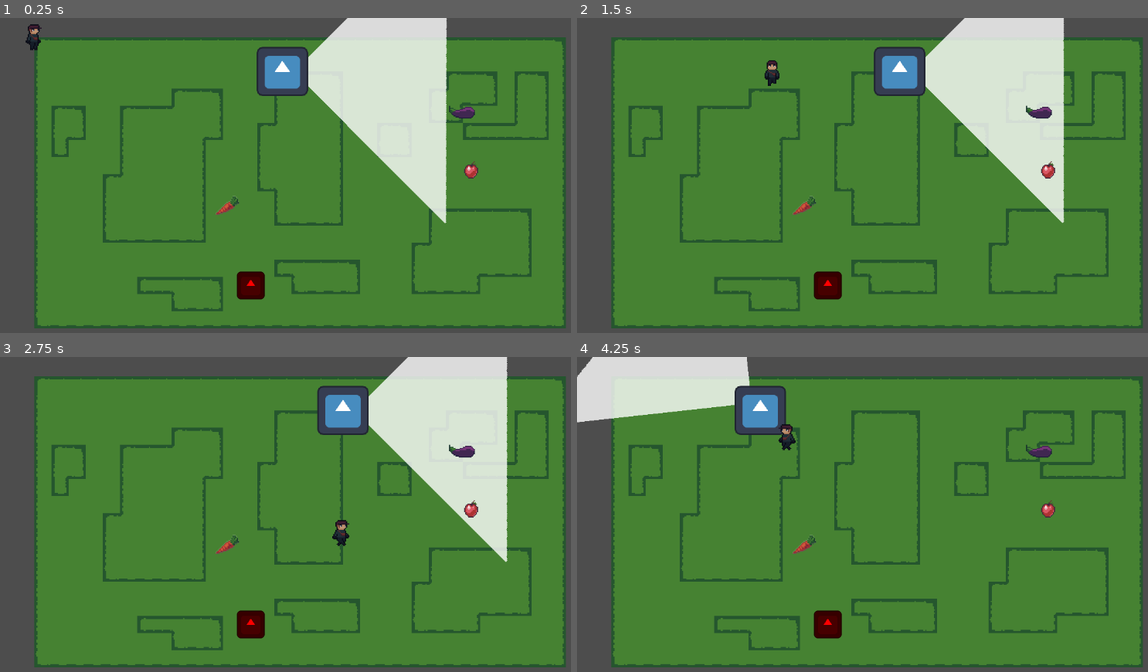
Above: before the commit, frames 1-4 (two rows, left to right).
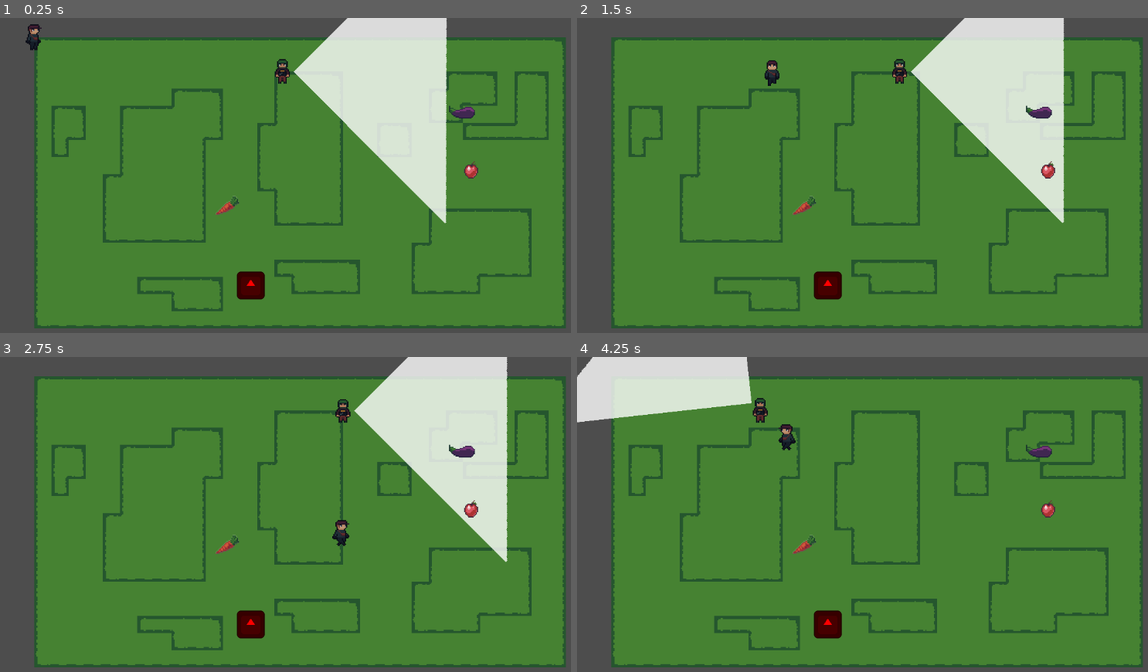
Above: after the commit, the same moments.

Repository: mjingeaux/SilentHarvest-8INF960
Game: Godot game, scene res://gameplay/game_manager.tscn
The game is run twice, just before and just after one commit, with the same random seed, the same clock (stepped at 60 frames per second) and the same inputs. The engine's default icon, where the game draws it, is replaced by a stand-in: a white triangle on a blue panel in a dark square. Sound files missing from this copy of the repository are replaced by a short silence.
Inputs:
- Up to frame 1 (0.25 s): no input
- Up to frame 2 (1.5 s): hold D (right) 0.53-1.28 s; hold E (collect) 0.53-1.28 s; hold S (down) from 1.28 s (still down); tap Shift (crouch) at 1.35 s
- Up to frame 3 (2.75 s): release S (down) at 2.03 s; hold D (right) from 2.03 s (still down); hold E (collect) from 2.03 s (still down)
- Up to frame 4 (4.25 s): release D (right) at 2.78 s; release E (collect) at 2.78 s; hold W (up) 2.78-3.53 s; tap Shift (crouch) at 2.85 s; hold Left (left) from 3.53 s (still down); hold E (collect) from 3.53 s (still down)

The runs differ from the first frame. In frame 1, 1.4% of the frame differs, in the area x 44-54%, y 9-25%; in frame 2, 1.4%; in frame 3, 1.4%; in frame 4, 1.4%.

Commit message:
chase animation ok
velocity nulle quand il patrouille donc il pense qu'il est idle

Diff:
--- a/silentharvest/gameplay/entities/enemies/HumanEnemy.tscn
+++ b/silentharvest/gameplay/entities/enemies/HumanEnemy.tscn
@@ -1,16 +1,240 @@
-[gd_scene load_steps=10 format=3 uid="uid://cs1plvef6f8u1"]
-
-[ext_resource type="Texture2D" uid="uid://4oxrymhiy31k" path="res://icon.svg" id="1_t3s2h"]
+[gd_scene load_steps=34 format=3 uid="uid://cs1plvef6f8u1"]
+
 [ext_resource type="Script" path="res://gameplay/entities/enemies/human_enemy.gd" id="1_xs7d5"]
 [ext_resource type="Script" path="res://gameplay/entities/enemies/enemy_state_machine.gd" id="3_ym6pk"]
 [ext_resource type="Script" path="res://gameplay/entities/enemies/states/enemy_state_idle.gd" id="4_mrbuv"]
 [ext_resource type="Script" path="res://gameplay/entities/enemies/states/enemy_state_chase.gd" id="5_cki7o"]
 [ext_resource type="Script" path="res://gameplay/entities/enemies/states/enemy_state_goto.gd" id="5_svj4v"]
-[ext_resource type="Texture2D" uid="uid://qc7thoqo4onh" path="res://assets/rangeVisualizer.png" id="6_78c51"]
+[ext_resource type="Texture2D" uid="uid://qc7thoqo4onh" path="res://Assets/rangeVisualizer.png" id="6_78c51"]
 [ext_resource type="PackedScene" uid="uid://dh01ugaralit0" path="res://gameplay/entities/enemies/VisionArea.tscn" id="6_c8emu"]
+[ext_resource type="Texture2D" uid="uid://b1i3f7ia0ocj7" path="res://Assets/ennemySpriteSheet.png" id="8_kpm45"]
 
 [sub_resource type="RectangleShape2D" id="RectangleShape2D_wd6u1"]
 size = Vector2(54, 23)
+
+[sub_resource type="AnimationNodeAnimation" id="AnimationNodeAnimation_4f02c"]
+animation = &"run_left"
+
+[sub_resource type="AnimationNodeAnimation" id="AnimationNodeAnimation_b3hns"]
+animation = &"run_right"
+
+[sub_resource type="AnimationNodeAnimation" id="AnimationNodeAnimation_eecgi"]
+animation = &"run_up"
+
+[sub_resource type="AnimationNodeAnimation" id="AnimationNodeAnimation_u761x"]
+animation = &"run_down"
+
+[sub_resource type="AnimationNodeBlendSpace2D" id="AnimationNodeBlendSpace2D_hw8jj"]
+blend_point_0/node = SubResource("AnimationNodeAnimation_4f02c")
+blend_point_0/pos = Vector2(-0.1, 0)
+blend_point_1/node = SubResource("AnimationNodeAnimation_b3hns")
+blend_point_1/pos = Vector2(0.1, 0)
+blend_point_2/node = SubResource("AnimationNodeAnimation_eecgi")
+blend_point_2/pos = Vector2(0, -0.1)
+blend_point_3/node = SubResource("AnimationNodeAnimation_u761x")
+blend_point_3/pos = Vector2(0, 0.1)
+blend_mode = 1
+
+[sub_resource type="AnimationNodeAnimation" id="AnimationNodeAnimation_wkpr8"]
+animation = &"idle_left"
+
+[sub_resource type="AnimationNodeAnimation" id="AnimationNodeAnimation_jniak"]
+animation = &"idle_down"
+
+[sub_resource type="AnimationNodeAnimation" id="AnimationNodeAnimation_7r6t8"]
+animation = &"idle_right"
+
+[sub_resource type="AnimationNodeAnimation" id="AnimationNodeAnimation_1dy41"]
+animation = &"idle_up"
+
+[sub_resource type="AnimationNodeBlendSpace2D" id="AnimationNodeBlendSpace2D_50ein"]
+blend_point_0/node = SubResource("AnimationNodeAnimation_wkpr8")
+blend_point_0/pos = Vector2(-0.1, 0)
+blend_point_1/node = SubResource("AnimationNodeAnimation_jniak")
+blend_point_1/pos = Vector2(0, 0.1)
+blend_point_2/node = SubResource("AnimationNodeAnimation_7r6t8")
+blend_point_2/pos = Vector2(0.1, 0)
+blend_point_3/node = SubResource("AnimationNodeAnimation_1dy41")
+blend_point_3/pos = Vector2(0, -0.1)
+blend_mode = 1
+
+[sub_resource type="AnimationNodeStateMachineTransition" id="AnimationNodeStateMachineTransition_bft7t"]
+advance_mode = 2
+
+[sub_resource type="AnimationNodeStateMachineTransition" id="AnimationNodeStateMachineTransition_1bmmi"]
+advance_mode = 2
+advance_condition = &"is_moving"
+
+[sub_resource type="AnimationNodeStateMachineTransition" id="AnimationNodeStateMachineTransition_ms3pl"]
+advance_mode = 2
+advance_condition = &"is_resting"
+
+[sub_resource type="AnimationNodeStateMachine" id="AnimationNodeStateMachine_23gx7"]
+states/Chase/node = SubResource("AnimationNodeBlendSpace2D_hw8jj")
+states/Chase/position = Vector2(613, 100)
+states/Idle/node = SubResource("AnimationNodeBlendSpace2D_50ein")
+states/Idle/position = Vector2(429, 100)
+transitions = ["Start", "Idle", SubResource("AnimationNodeStateMachineTransition_bft7t"), "Idle", "Chase", SubResource("AnimationNodeStateMachineTransition_1bmmi"), "Chase", "Idle", SubResource("AnimationNodeStateMachineTransition_ms3pl")]
+
+[sub_resource type="Animation" id="Animation_5du1c"]
+resource_name = "idle_left"
+loop_mode = 1
+tracks/0/type = "value"
+tracks/0/imported = false
+tracks/0/enabled = true
+tracks/0/path = NodePath("Sprite2D:frame_coords")
+tracks/0/interp = 1
+tracks/0/loop_wrap = true
+tracks/0/keys = {
+"times": PackedFloat32Array(0, 0.5),
+"transitions": PackedFloat32Array(1, 1),
+"update": 1,
+"values": [Vector2i(2, 0), Vector2i(3, 0)]
+}
+
+[sub_resource type="Animation" id="Animation_7hq0u"]
+resource_name = "idle_right"
+loop_mode = 1
+tracks/0/type = "value"
+tracks/0/imported = false
+tracks/0/enabled = true
+tracks/0/path = NodePath("Sprite2D:frame_coords")
+tracks/0/interp = 1
+tracks/0/loop_wrap = true
+tracks/0/keys = {
+"times": PackedFloat32Array(0, 0.5),
+"transitions": PackedFloat32Array(1, 1),
+"update": 1,
+"values": [Vector2i(0, 0), Vector2i(1, 0)]
+}
+
+[sub_resource type="Animation" id="Animation_jgyc7"]
+resource_name = "idle_up"
+loop_mode = 1
+tracks/0/type = "value"
+tracks/0/imported = false
+tracks/0/enabled = true
+tracks/0/path = NodePath("Sprite2D:frame_coords")
+tracks/0/interp = 1
+tracks/0/loop_wrap = true
+tracks/0/keys = {
+"times": PackedFloat32Array(0, 0.5),
+"transitions": PackedFloat32Array(1, 1),
+"update": 1,
+"values": [Vector2i(0, 1), Vector2i(1, 1)]
+}
+
+[sub_resource type="Animation" id="Animation_bhci5"]
+resource_name = "idle_down"
+loop_mode = 1
+tracks/0/type = "value"
+tracks/0/imported = false
+tracks/0/enabled = true
+tracks/0/path = NodePath("Sprite2D:frame_coords")
+tracks/0/interp = 1
+tracks/0/loop_wrap = true
+tracks/0/keys = {
+"times": PackedFloat32Array(0, 0.5),
+"transitions": PackedFloat32Array(1, 1),
+"update": 1,
+"values": [Vector2i(2, 1), Vector2i(3, 1)]
+}
+
+[sub_resource type="Animation" id="Animation_624tv"]
+resource_name = "run_up"
+length = 0.5
+loop_mode = 1
+tracks/0/type = "value"
+tracks/0/imported = false
+tracks/0/enabled = true
+tracks/0/path = NodePath("Sprite2D:frame_coords")
+tracks/0/interp = 1
+tracks/0/loop_wrap = true
+tracks/0/keys = {
+"times": PackedFloat32Array(0, 0.133333, 0.233333, 0.366667),
+"transitions": PackedFloat32Array(1, 1, 1, 1),
+"update": 1,
+"values": [Vector2i(0, 4), Vector2i(1, 4), Vector2i(2, 4), Vector2i(3, 4)]
+}
+
+[sub_resource type="Animation" id="Animation_7n0o8"]
+resource_name = "run_right"
+length = 0.5
+loop_mode = 1
+tracks/0/type = "value"
+tracks/0/imported = false
+tracks/0/enabled = true
+tracks/0/path = NodePath("Sprite2D:frame_coords")
+tracks/0/interp = 1
+tracks/0/loop_wrap = true
+tracks/0/keys = {
+"times": PackedFloat32Array(0, 0.125, 0.25, 0.375),
+"transitions": PackedFloat32Array(1, 1, 1, 1),
+"update": 1,
+"values": [Vector2i(0, 2), Vector2i(1, 2), Vector2i(2, 2), Vector2i(3, 2)]
+}
+
+[sub_resource type="Animation" id="Animation_lf3uw"]
+resource_name = "run_down"
+length = 0.5
+loop_mode = 1
+tracks/0/type = "value"
+tracks/0/imported = false
+tracks/0/enabled = true
+tracks/0/path = NodePath("Sprite2D:frame_coords")
+tracks/0/interp = 1
+tracks/0/loop_wrap = true
+tracks/0/keys = {
+"times": PackedFloat32Array(0, 0.133333, 0.233333, 0.366667),
+"transitions": PackedFloat32Array(1, 1, 1, 1),
+"update": 1,
+"values": [Vector2i(0, 5), Vector2i(1, 5), Vector2i(2, 5), Vector2i(3, 5)]
+}
+
+[sub_resource type="Animation" id="Animation_01bs2"]
+resource_name = "run_left"
+length = 0.5
+loop_mode = 1
+tracks/0/type = "value"
+tracks/0/imported = false
+tracks/0/enabled = true
+tracks/0/path = NodePath("Sprite2D:frame_coords")
+tracks/0/interp = 1
+tracks/0/loop_wrap = true
+tracks/0/keys = {
+"times": PackedFloat32Array(0, 0.133333, 0.233333, 0.366667),
+"transitions": PackedFloat32Array(1, 1, 1, 1),
+"update": 1,
+"values": [Vector2i(0, 3), Vector2i(1, 3), Vector2i(2, 3), Vector2i(3, 3)]
+}
+
+[sub_resource type="Animation" id="Animation_guekd"]
+length = 0.001
+tracks/0/type = "value"
+tracks/0/imported = false
+tracks/0/enabled = true
+tracks/0/path = NodePath("Sprite2D:frame_coords")
+tracks/0/interp = 1
+tracks/0/loop_wrap = true
+tracks/0/keys = {
+"times": PackedFloat32Array(0),
+"transitions": PackedFloat32Array(1),
+"update": 1,
+"values": [Vector2i(2, 1)]
+}
+
+[sub_resource type="AnimationLibrary" id="AnimationLibrary_cff4s"]
+_data = {
+"RESET": SubResource("Animation_guekd"),
+"idle_down": SubResource("Animation_bhci5"),
+"idle_left": SubResource("Animation_5du1c"),
+"idle_right": SubResource("Animation_7hq0u"),
+"idle_up": SubResource("Animation_jgyc7"),
+"run_down": SubResource("Animation_lf3uw"),
+"run_left": SubResource("Animation_01bs2"),
+"run_right": SubResource("Animation_7n0o8"),
+"run_up": SubResource("Animation_624tv")
+}
 
 [node name="HumanEnemy" type="CharacterBody2D"]
 script = ExtResource("1_xs7d5")
@@ -50,8 +274,24 @@
 one_shot = true
 
 [node name="Sprite2D" type="Sprite2D" parent="."]
-scale = Vector2(0.375, 0.359375)
-texture = ExtResource("1_t3s2h")
+scale = Vector2(1, 0.957)
+texture = ExtResource("8_kpm45")
+hframes = 4
+vframes = 6
+frame = 6
+
+[node name="AnimationTree" type="AnimationTree" parent="."]
+tree_root = SubResource("AnimationNodeStateMachine_23gx7")
+anim_player = NodePath("../AnimationPlayer")
+parameters/conditions/is_moving = false
+parameters/conditions/is_resting = false
+parameters/Chase/blend_position = Vector2(0, -0.0088495)
+parameters/Idle/blend_position = Vector2(0.00482321, 0.168142)
+
+[node name="AnimationPlayer" type="AnimationPlayer" parent="."]
+libraries = {
+"": SubResource("AnimationLibrary_cff4s")
+}
 
 [connection signal="state_entered" from="EnemyStateMachine/Idle" to="." method="_on_idle_state_entered"]
 [connection signal="state_exited" from="EnemyStateMachine/Idle" to="." method="_on_idle_state_exited"]
--- a/silentharvest/gameplay/entities/enemies/enemy.gd
+++ b/silentharvest/gameplay/entities/enemies/enemy.gd
@@ -18,19 +18,21 @@
 @onready var sprite : Sprite2D = $Sprite2D
 @onready var state_machine : EnemyStateMachine = $EnemyStateMachine
 @onready var vision_area : VisionArea = $VisionArea
+@onready var animation_tree : AnimationTree = $AnimationTree
 
 var first_state_entering := true
-
+var char_direction : Vector2 = Vector2.ZERO
 
 func _ready():
 	state_machine.initialize(self)
 	_last_pos = global_position
 
 func _process(delta):
-	pass
+	update_animation_parameters()
 
 
 func _physics_process(delta: float) -> void:
+	char_direction = velocity.normalized()
 	move_and_slide()
 
 
@@ -58,6 +60,17 @@
 	if (!vision_area):
 		return
 	vision_area.angle_target_degree = angle_degree
+
+func update_animation_parameters():
+	if(velocity == Vector2.ZERO):
+		animation_tree["parameters/conditions/is_resting"] = true
+		animation_tree["parameters/conditions/is_moving"] = false
+	else:
+		animation_tree["parameters/conditions/is_resting"] = false
+		animation_tree["parameters/conditions/is_moving"] = true
+	if(velocity != Vector2.ZERO):
+		animation_tree["parameters/Chase/blend_position"] = char_direction
+		animation_tree["parameters/Idle/blend_position"] = char_direction
 
 func update_animation(state : String) -> void:
 	if state == "chase":
Binary file added: silentharvest/Assets/ennemySpriteSheet.png
Not shown, changed: silentharvest/Assets/ennemySpriteSheet.png.import
Not shown, changed: silentharvest/Assets/mcSpriteSheet.png.import
Not shown, changed: silentharvest/Assets/sounds/item_pickup.wav.import
Not shown, changed: silentharvest/Assets/sprites/items/corn.png.import
Not shown, changed: silentharvest/Assets/sprites/items/eggplant.png.import
Not shown, changed: silentharvest/Assets/sprites/items/items.png.import
Not shown, changed: silentharvest/Assets/sprites/items/potato.png.import
Not shown, changed: silentharvest/Assets/tileTest.png.import
Not shown, changed: silentharvest/assets/rangeVisualizer.png.import
Not shown, changed: silentharvest/assets/sprites/PLACEHOLDER_autotile.png.import
Not shown, changed: silentharvest/assets/sprites/PLACEHOLDER_autotile_full.png.import
(and 1 more such lines)
